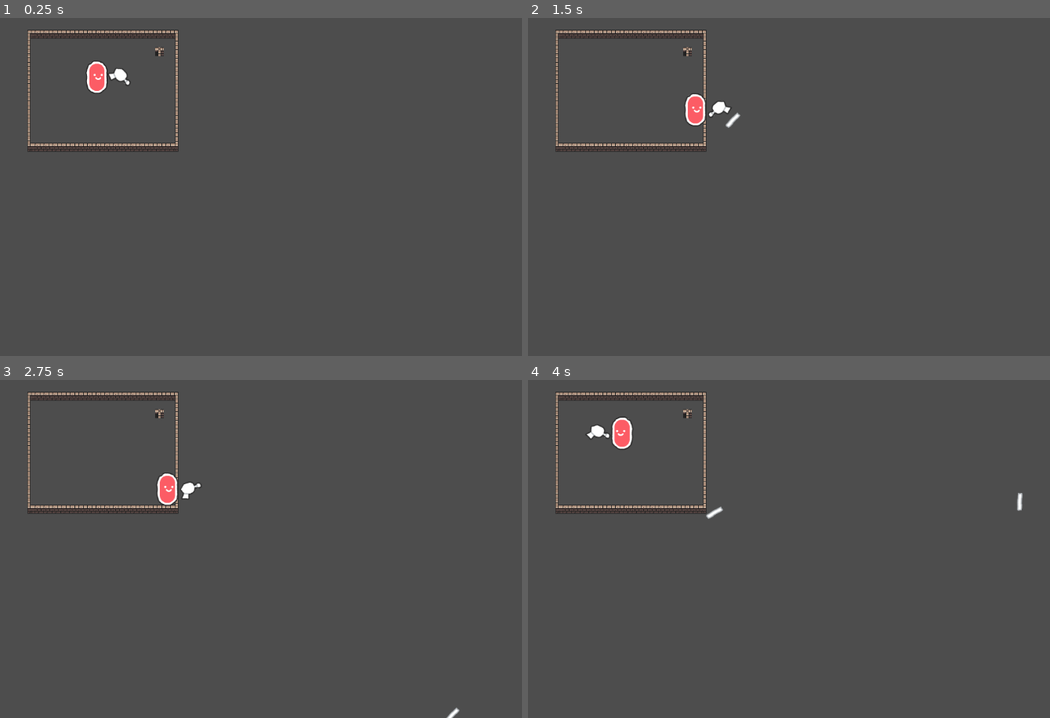
Above: before the commit, frames 1-4 (two rows, left to right).
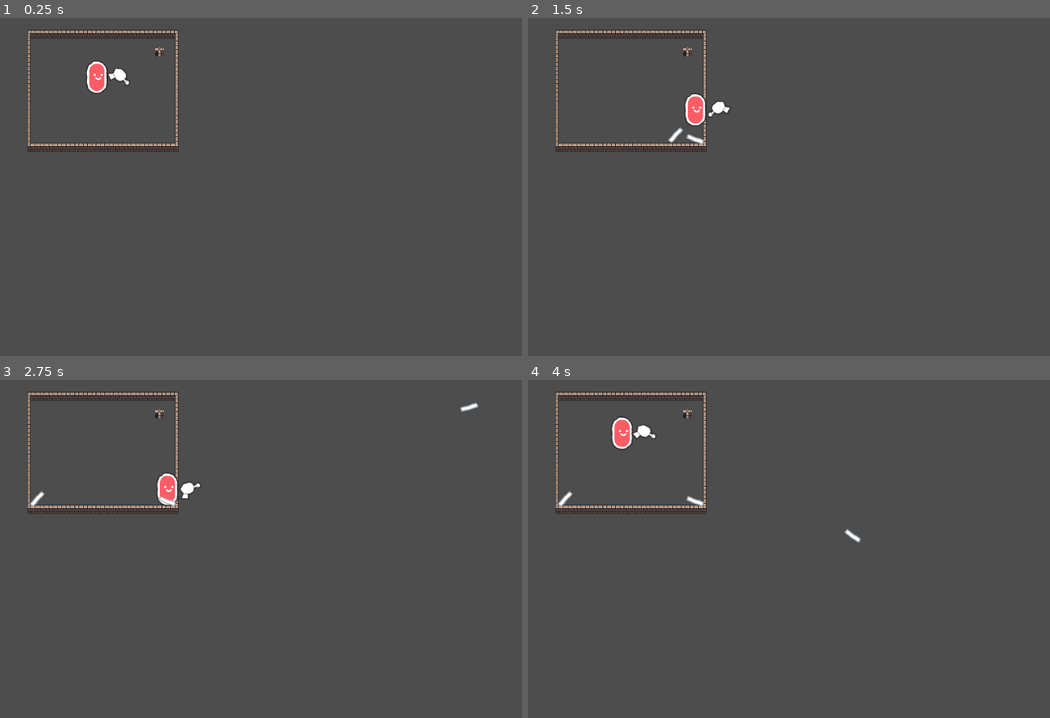
Above: after the commit, the same moments.

Repository: darovidu/godot_game
Game: Godot game, scene res://world.tscn
The game is run twice, just before and just after one commit, with the same random seed, the same clock (stepped at 60 frames per second) and the same inputs.
Inputs (mouse positions are in pixels of both pictures, inside the frame that each line leads up to):
- Up to frame 1 (0.25 s): no input
- Up to frame 2 (1.5 s): tap Enter at 0.5 s; move the mouse to (882, 163) at 0.52 s; hold D (right) 0.53-1.28 s; click (882, 163) at 0.6 s; move the mouse to (616, 197) at 1.27 s; hold S (down) from 1.28 s (still down); click (616, 197) at 1.35 s
- Up to frame 3 (2.75 s): move the mouse to (276, 464) at 2.02 s; release S (down) at 2.03 s; hold D (right) from 2.03 s (still down); click (276, 464) at 2.1 s
- Up to frame 4 (4 s): move the mouse to (710, 613) at 2.77 s; release D (right) at 2.78 s; hold W (up) 2.78-3.53 s; click (710, 613) at 2.85 s; move the mouse to (929, 596) at 3.52 s; hold A (left) from 3.53 s (still down); click (929, 596) at 3.6 s

The runs differ from the first frame. In frame 1, less than 0.1% of the frame differs, in the area x 20-25%, y 14-20%; in frame 2, 0.2%; in frame 3, 0.2%; in frame 4, 0.5%, in the area x 5-95%, y 11-49%.

Commit message:
Cambios en el player y el bullet

Diff:
--- a/bullet.gd
+++ b/bullet.gd
@@ -1,31 +1,19 @@
 extends CharacterBody2D
 
 
-var direction
-var speed = 500
-var bounce
-var spawnRot
-var spawnPos
-var zdex
+var direction = Vector2.ZERO
+var speed = 50000
+var bounce = 0
 
 
-func _ready() -> void:
-	global_position = spawnPos
-	global_rotation = spawnRot
-	z_index = zdex
-
 func _physics_process(delta: float) -> void:
-	velocity = Vector2(0, -speed).rotated(direction)
+	velocity = direction * speed * delta
 	move_and_slide()
 	if get_slide_collision_count() >= 1:
 		var collision = get_slide_collision(0)
 		if collision != null:
-			velocity = velocity.bounce(collision.get_normal())
-
-
-#func _on_body_entered(body: Node2D) -> void:
-	#if bounce > 0:
-		#direction *= -1
-		#bounce -= 1
-	#else:
-		#queue_free()
+			print("collision")
+			if bounce > 0:
+				velocity = velocity.bounce(collision.get_normal())
+			else:
+				queue_free()
--- /dev/null
+++ b/global.gd
@@ -0,0 +1,4 @@
+extends Node
+
+
+var bullets = 5
--- a/gun.gd
+++ b/gun.gd
@@ -5,6 +5,7 @@
 
 var true_shoot = true
 var bullets = 5
+
 
 func _physics_process(delta: float) -> void:
 	look_at(get_global_mouse_position())
@@ -22,7 +23,6 @@
 	bullet.direction = rotation
 	bullet.spawnRot = rotation
 	bullet.bounce = 5
-	bullet.zdex = z_index -1
 	get_tree().root.add_child(bullet)
 	bullets -= 1
 	true_shoot = false
--- a/player.gd
+++ b/player.gd
@@ -2,20 +2,45 @@
 
 
 const SPEED = 300.0
+
+@onready var Bullet = preload("res://bullet.tscn")
+@onready var gun = $Gun
+@onready var marker = $Gun/Marker2D
+@onready var sprite: Sprite2D = $Sprite2D
 
 var direction = Vector2.ZERO
 
 
 func _physics_process(delta: float) -> void:
 	get_input()
+	if Input.is_action_just_pressed("shoot"):
+		shoot()
 	print(direction.x)
-	if direction.x < 0:
-		scale.x = -1
-	if direction.x > 0:
-		scale.x = 1
+	#if direction.x == 1:
+		#sprite.flip_h = 0
+	#else:
+		#sprite.flip_h = 1
 	move_and_slide()
+	var mousePosition = get_global_mouse_position()
+	var direction_mouse = gun.global_position.direction_to(mousePosition)
+	var angle_mouse = direction_mouse.angle()
+	gun.rotation = angle_mouse
+	if angle_mouse > PI/2 or angle_mouse < -PI/2:
+		gun.scale.y = -1.0
+	else:
+		gun.scale.y = 1.0
 
 func get_input():
 	direction.x = Input.get_axis("left", "right")
 	direction.y = Input.get_axis("up", "down")
 	velocity = direction * SPEED
+
+func shoot():
+	var bullet = Bullet.instantiate()
+	bullet.position = marker.global_position
+	var mousePosition = get_global_mouse_position()
+	var direction_mouse = gun.global_position.direction_to(mousePosition)
+	bullet.direction = direction_mouse
+	bullet.rotation = direction_mouse.angle()
+	bullet.bounce = 5
+	get_tree().root.add_child(bullet)
--- a/player.tscn
+++ b/player.tscn
@@ -2,7 +2,7 @@
 
 [ext_resource type="Script" path="res://player.gd" id="1_63i78"]
 [ext_resource type="Texture2D" uid="uid://c4xj7ep4vr33k" path="res://Assets/PNG/Default/character_roundRed.png" id="1_ky6yi"]
-[ext_resource type="PackedScene" uid="uid://we345fw8n8h3" path="res://gun.tscn" id="3_mwmg8"]
+[ext_resource type="Texture2D" uid="uid://djjy1ng0p553i" path="res://Assets/PNG/Default/item_blaster.png" id="3_td4ci"]
 
 [sub_resource type="RectangleShape2D" id="RectangleShape2D_56kyx"]
 size = Vector2(28, 57)
@@ -18,5 +18,11 @@
 position = Vector2(0, -0.5)
 shape = SubResource("RectangleShape2D_56kyx")
 
-[node name="Gun" parent="." instance=ExtResource("3_mwmg8")]
-position = Vector2(43, 0)
+[node name="Gun" type="Node2D" parent="."]
+position = Vector2(42, 0)
+
+[node name="Sprite2D" type="Sprite2D" parent="Gun"]
+texture = ExtResource("3_td4ci")
+
+[node name="Marker2D" type="Marker2D" parent="Gun"]
+position = Vector2(22, -3)
--- /dev/null
+++ b/ui.tscn
@@ -0,0 +1,16 @@
+[gd_scene load_steps=2 format=3 uid="uid://cvyyyeq380w6"]
+
+[ext_resource type="Texture2D" uid="uid://e5mi4lwomwst" path="res://Assets/PNG/Default/effect_shot.png" id="1_sp7mb"]
+
+[node name="UI" type="CanvasLayer"]
+
+[node name="TextureRect" type="TextureRect" parent="."]
+offset_right = 40.0
+offset_bottom = 40.0
+texture = ExtResource("1_sp7mb")
+
+[node name="Label" type="Label" parent="."]
+offset_left = 53.0
+offset_top = 21.0
+offset_right = 93.0
+offset_bottom = 44.0
